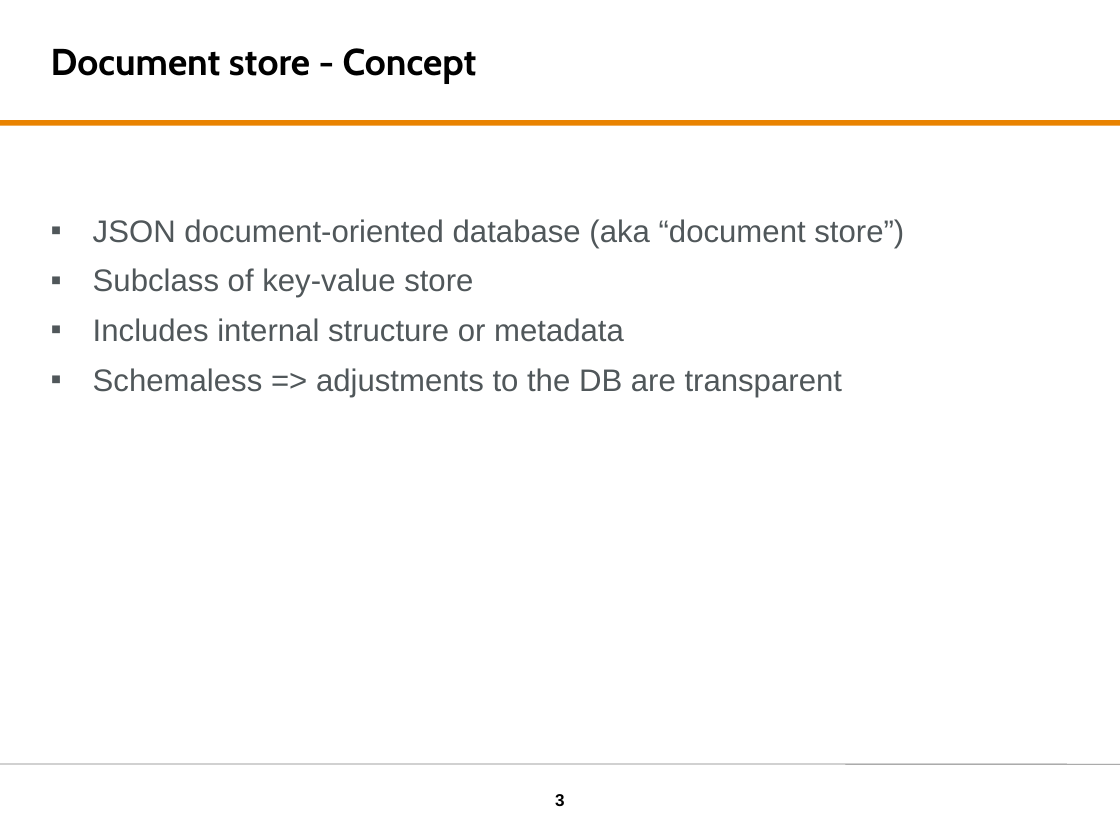
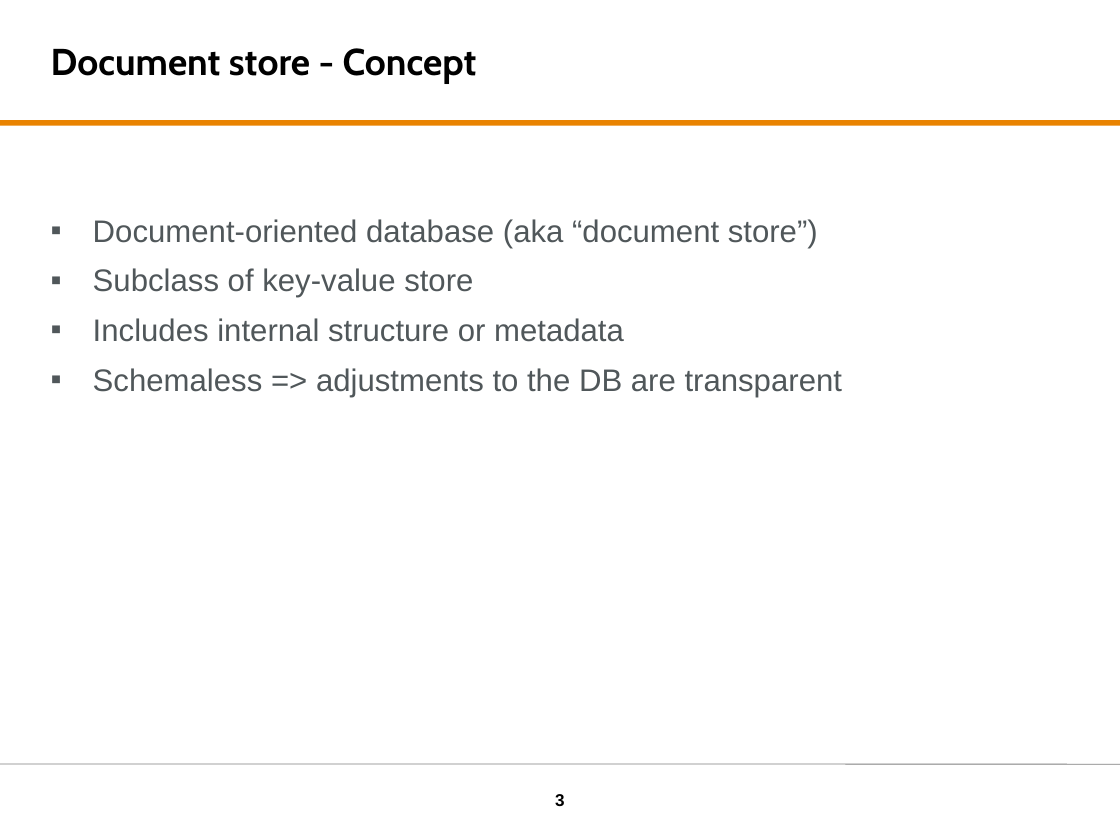
Before and after one commit to tomvdbulck/couchdb_initiation, a slide deck: slide 3 of presentation/Big Data - CouchDB.pptx. Drawn at 1120x840 pixels with LibreOffice and Linux fonts; fonts in the diff are those of the drawing; background and template pictures are left out. Boxes give left, top, right and bottom in pixels: in the first picture for what was removed or moved away, otherwise in the second. Text is boxed around its words. In the diff, an @@ line names an element or a change of style, - is before the commit and + after.

```diff
--- a/presentation/Big Data - CouchDB.pptx
+++ b/presentation/Big Data - CouchDB.pptx
@@ text at (93,219,818,248): text changed @@
-▪ JSON document-oriented database (aka “document store”)
+▪ Document-oriented database (aka “document store”)
```
Also in this commit, not shown: 7 other slides changed, 4 slides added.
